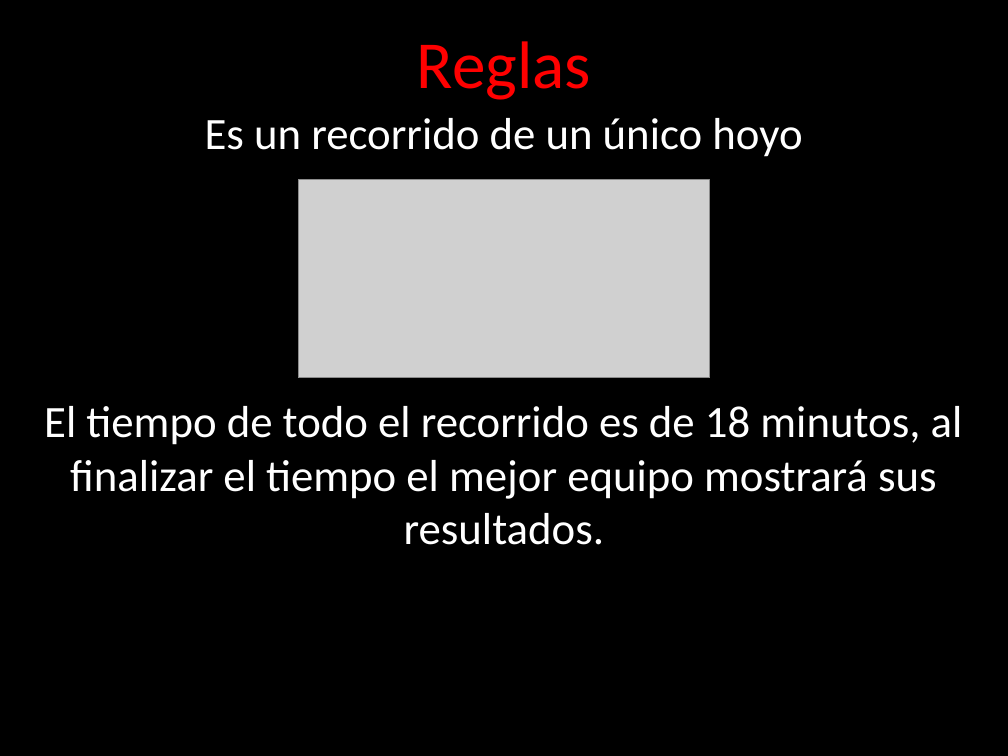
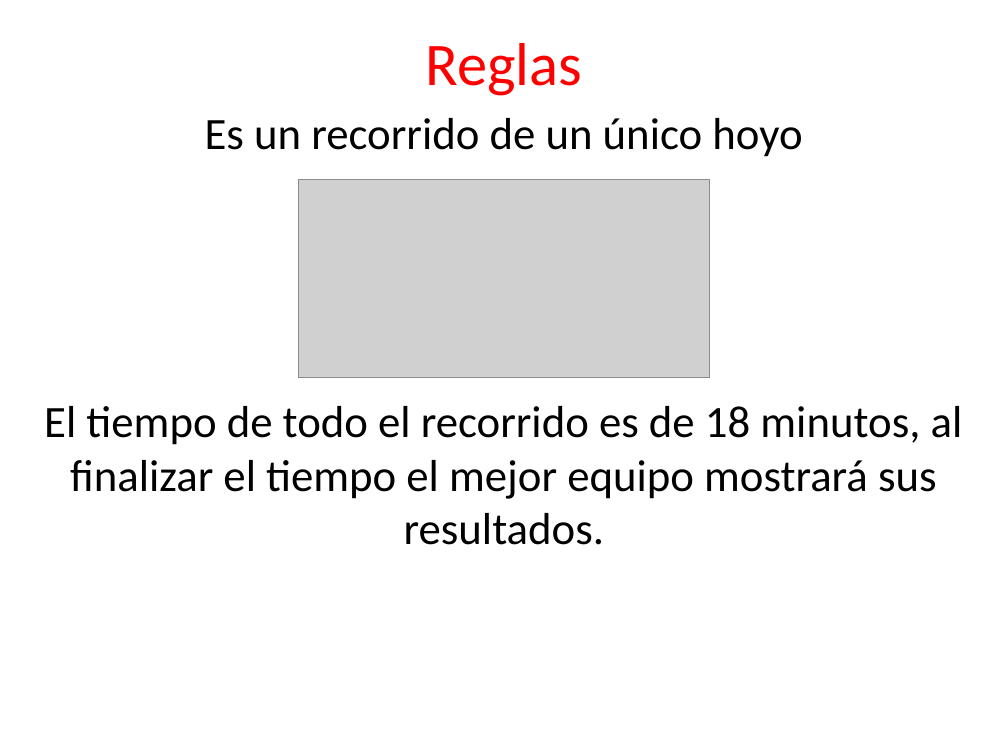
Before and after one commit to angelnunezsalazar/Refactoring-Golf, a slide deck: slide 20 of ppt/Diapositivas.pptx. Drawn at 1008x756 pixels with LibreOffice and Linux fonts; fonts in the diff are those of the drawing; grey boxes stand for pictures; background and template pictures are left out. Boxes give left, top, right and bottom in pixels: in the first picture for what was removed or moved away, otherwise in the second. Text is boxed around its words. In the diff, an @@ line names an element or a change of style, - is before the commit and + after.

Commit message:
cambio en color de las diapositivas

```diff
--- a/ppt/Diapositivas.pptx
+++ b/ppt/Diapositivas.pptx
@@ background picture (left out) to #FFFFFF @@
@@ title "Reglas" at bbox=[426, 43, 583, 96]: size 48 to 43.2 pt @@
@@ text "Es un recorrido de un ..." at bbox=[205, 118, 802, 157]: text colour #FFFFFF to #000000 @@
@@ text "El tiempo de todo el ..." at bbox=[44, 406, 963, 545]: text colour #FFFFFF to #000000 @@
```
Also in this commit, not shown: 21 other slides changed.
